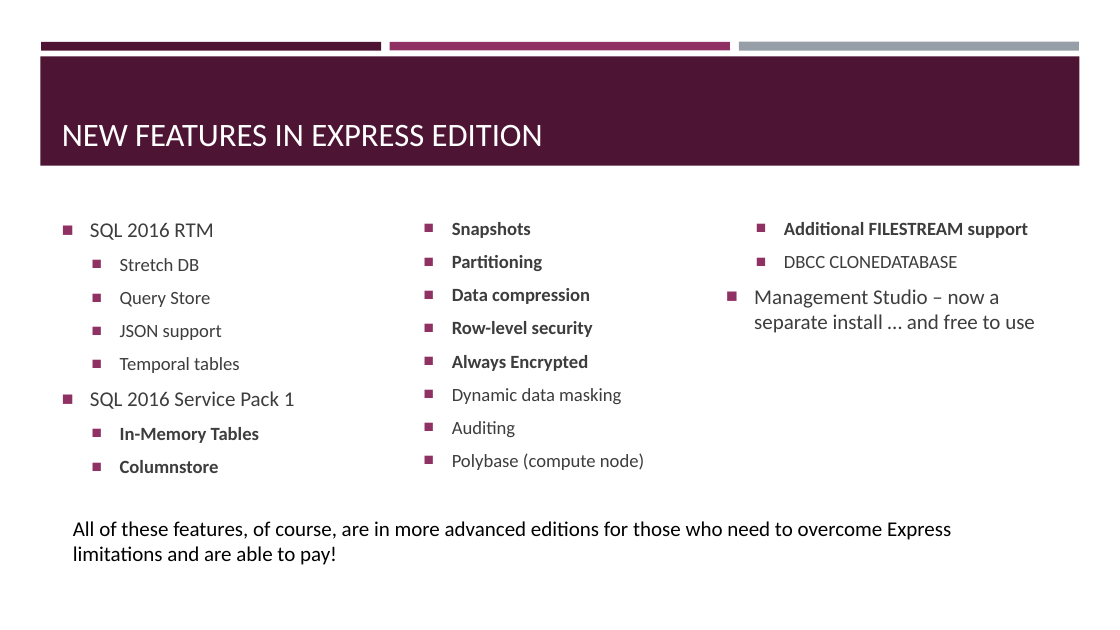
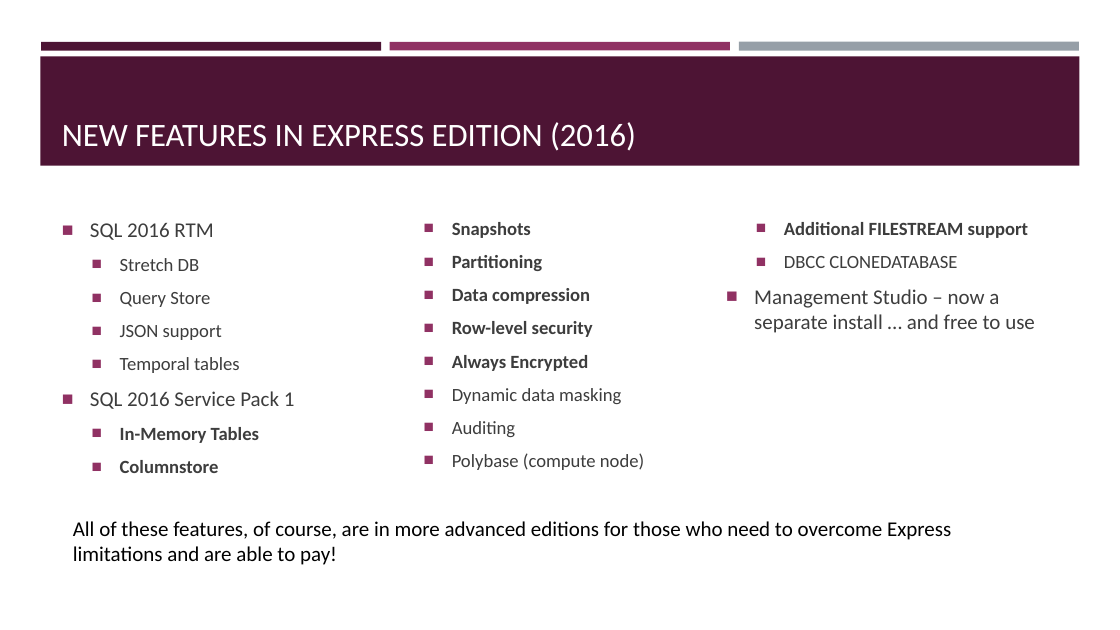
Before and after one commit to sqltran/SevenAwesomeSQLFeatures, a slide deck: slide 4 of AwesomeFreeSQLServerFeatures.pptx. Drawn at 1120x630 pixels with LibreOffice and Linux fonts; fonts in the diff are those of the drawing. Boxes give left, top, right and bottom in pixels: in the first picture for what was removed or moved away, otherwise in the second. Text is boxed around its words. In the diff, an @@ line names an element or a change of style, - is before the commit and + after.

Commit message:
Developer Edition is free; differentiation by scale, not by feature.

```diff
--- a/AwesomeFreeSQLServerFeatures.pptx
+++ b/AwesomeFreeSQLServerFeatures.pptx
@@ title at (x1=62, y1=122, x2=636, y2=151): text changed @@
-NEW FEATURES IN EXPRESS EDITION
+NEW FEATURES IN EXPRESS EDITION (2016)
```
Also in this commit, not shown: 2 other slides changed.
